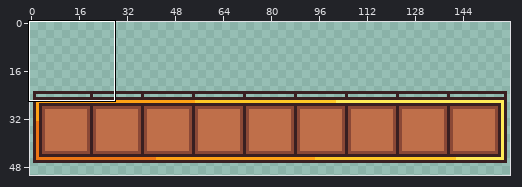
Pixel-art file: Assets/Art/UI/Hotbar.aseprite. The first picture is a wide view before the edit; the outline marks the close-up.
Close-up. Before:
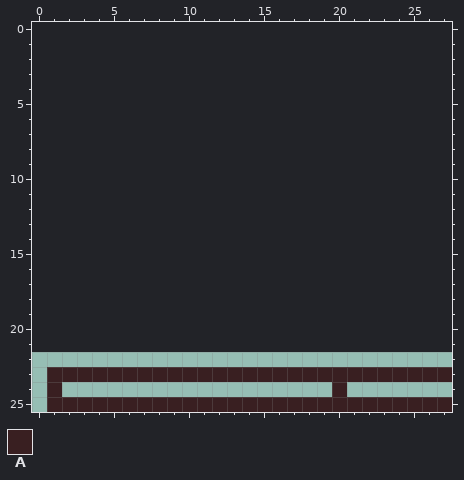
160x26 pixels, 1 frame. Shown: x 0..27, y 0..25. The old version is drawn lined up with the new one, on the new canvas. The wide view leaves out empty margins.
Palette (. is transparent): A #391f21
Pixels before, first column x 1:
23 AAAAAAAAAAAAAAAAAAAAAAAAAAA
24 A..................A.......
25 AAAAAAAAAAAAAAAAAAAAAAAAAAA
Now the later version:
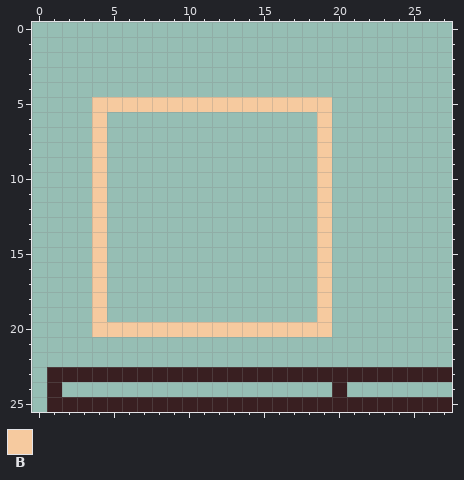
Colours new in this view: B #f6ca9f
Edits made:
canvas 160x26 -> 160x52, the old top-left corner now at 0,22
y 5: x 4..19 ................ -> BBBBBBBBBBBBBBBB
y 6..19: x 4 . -> B; x 19 . -> B
y 20: x 4..19 ................ -> BBBBBBBBBBBBBBBB
